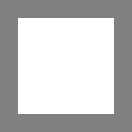
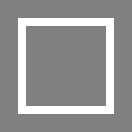
Layer changes from the first 132x132 image to the second:
added group "Pixellate" with 3 layers above "Screen" over (x1=26, y1=26, x2=106, y2=106)
renamed "Chunky" to "Some", hid it, moved it into group "Pixellate", painted on it over (x1=26, y1=26, x2=106, y2=106)
renamed "Fine" to "None", showed it, moved it into group "Pixellate", painted on it over (x1=26, y1=26, x2=106, y2=106)
